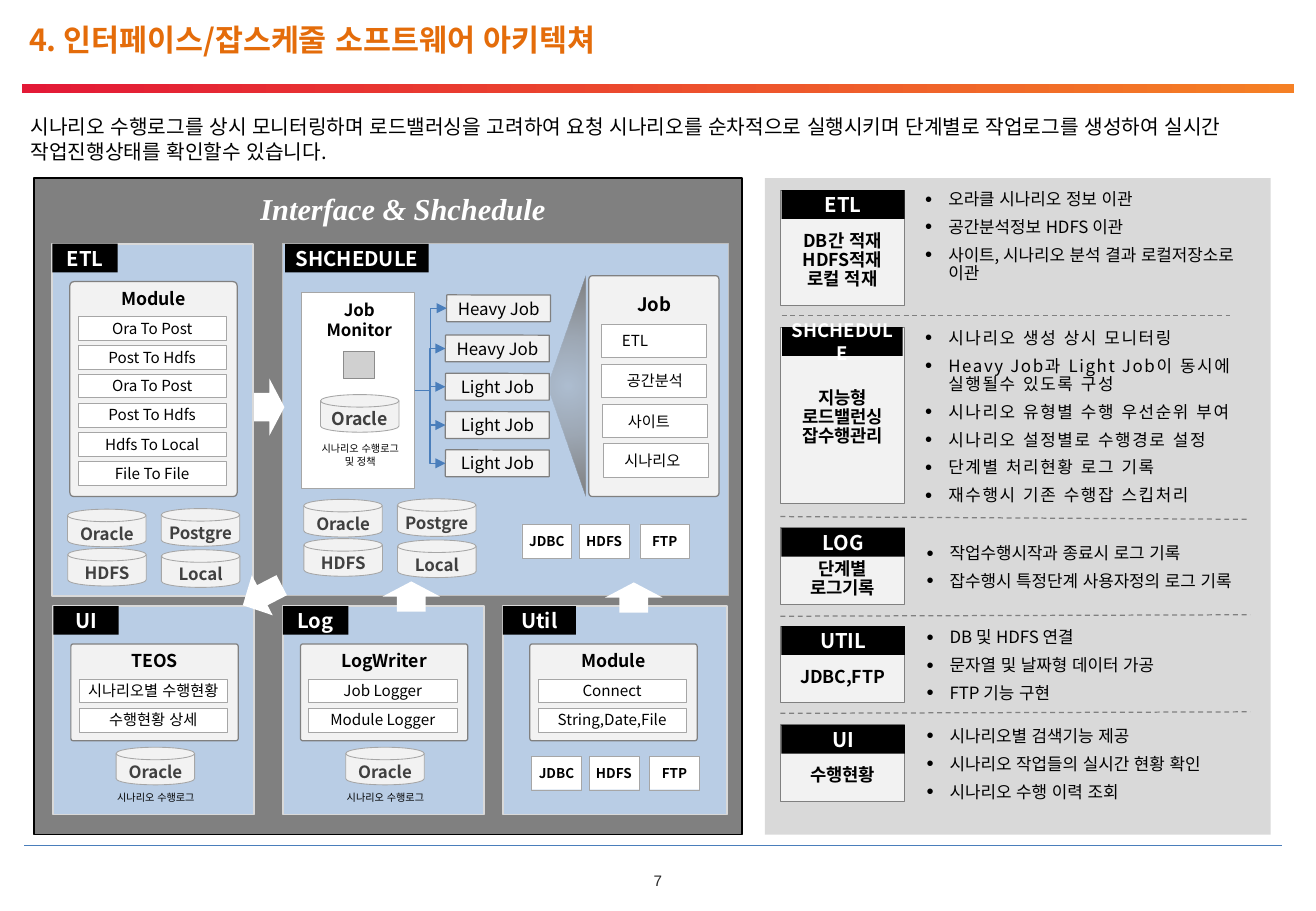
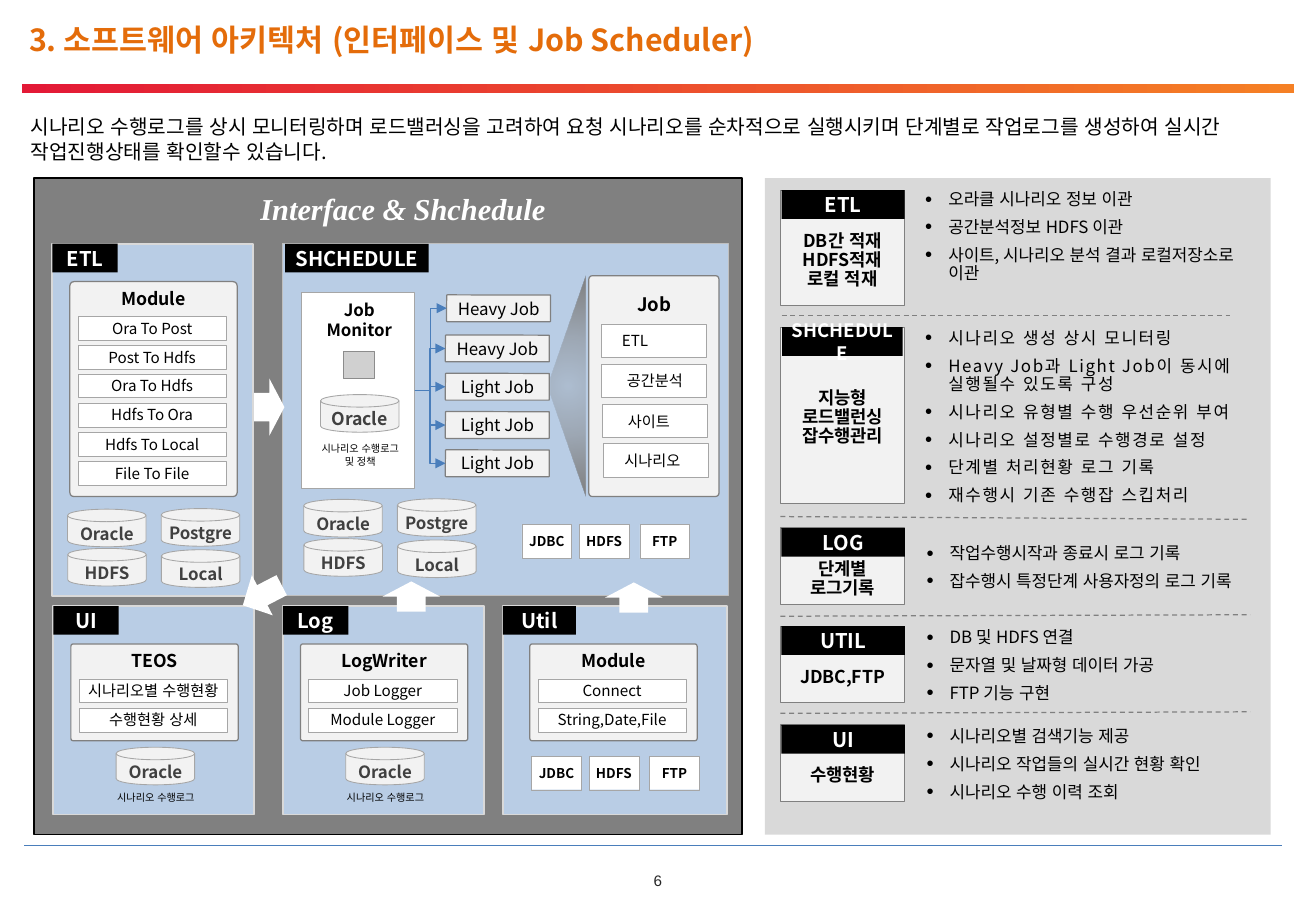
Before and after one commit to pmosoft/spark_scala, a slide deck: slide 7 of eos/02.설계/TEOSPI-아키텍처 정의서_v0.5_20190828.pptx (slide 8 before the commit). Drawn at 1316x911 pixels with LibreOffice and Linux fonts; fonts in the diff are those of the drawing; grey boxes stand for pictures; background and template pictures are left out. Boxes give left, top, right and bottom in pixels: in the first picture for what was removed or moved away, otherwise in the second. Text is boxed around its words. In the diff, an @@ line names an element or a change of style, - is before the commit and + after.

```diff
--- a/eos/02.설계/TEOSPI-아키텍처 정의서_v0.5_20190828.pptx
+++ b/eos/02.설계/TEOSPI-아키텍처 정의서_v0.5_20190828.pptx
@@ text at [29,25,754,57]: text changed @@
-4. 인터페이스/잡스케줄 소프트웨어 아키텍쳐
+3. 소프트웨어 아키텍처 (인터페이스 및 Job Scheduler)
@@ text in rectangle at [111,378,193,391]: text changed @@
-Ora To Post
+Ora To Hdfs
@@ text in rectangle at [111,407,193,420]: text changed @@
-Post To Hdfs
+Hdfs To Ora
@@ page number at [654,875,662,886]: text changed @@
-7
+6
```
Also in this commit, not shown: 3 other slides changed, 3 slides added, 2 slides removed, 4 other files.
